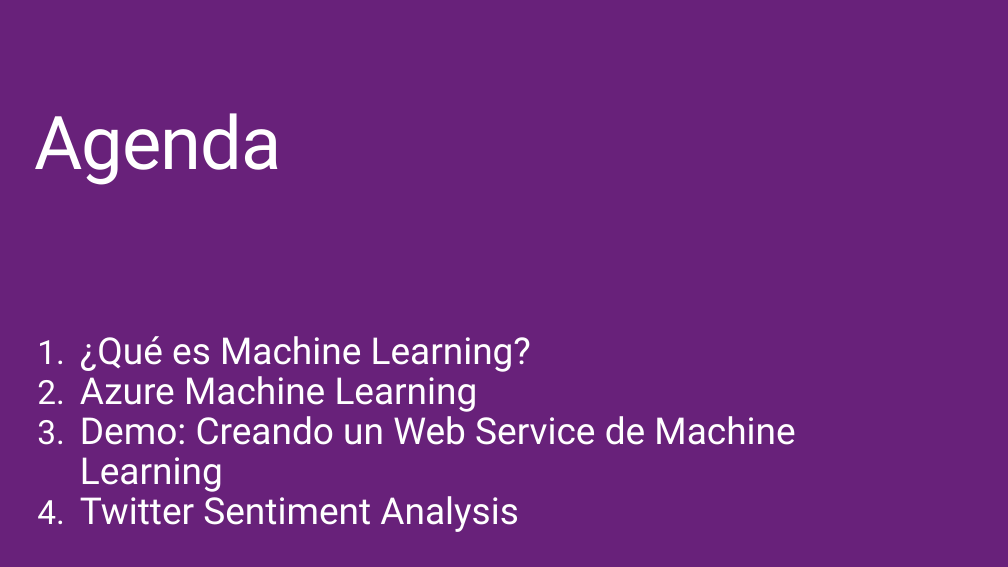
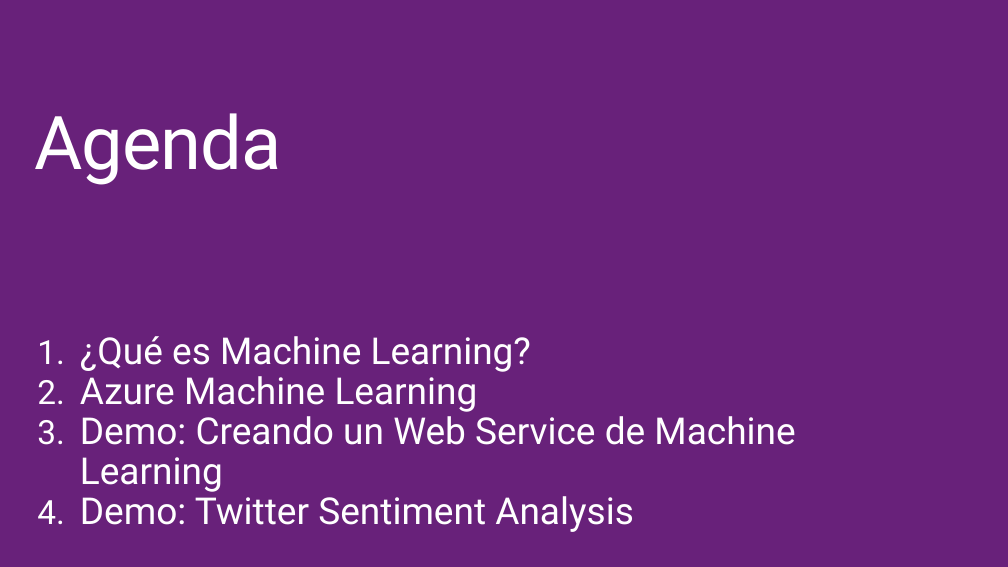
Before and after one commit to BionStt/MachineLearning, a slide deck: slide 2 of Introduction to Azure Machine Learning - spanish.pptx (slide 3 before the commit). Drawn at 1008x567 pixels with LibreOffice and Linux fonts; fonts in the diff are those of the drawing; background and template pictures are left out. Boxes give left, top, right and bottom in pixels: in the first picture for what was removed or moved away, otherwise in the second. Text is boxed around its words. In the diff, an @@ line names an element or a change of style, - is before the commit and + after.

Commit message:
Updated Deck

```diff
--- a/Introduction to Azure Machine Learning - spanish.pptx
+++ b/Introduction to Azure Machine Learning - spanish.pptx
@@ text at <box>80,490,634,532</box>: text changed @@
-4. Twitter Sentiment Analysis
+4. Demo: Twitter Sentiment Analysis
```
Also in this commit, not shown: 1 other slide changed, 1 slide removed.
